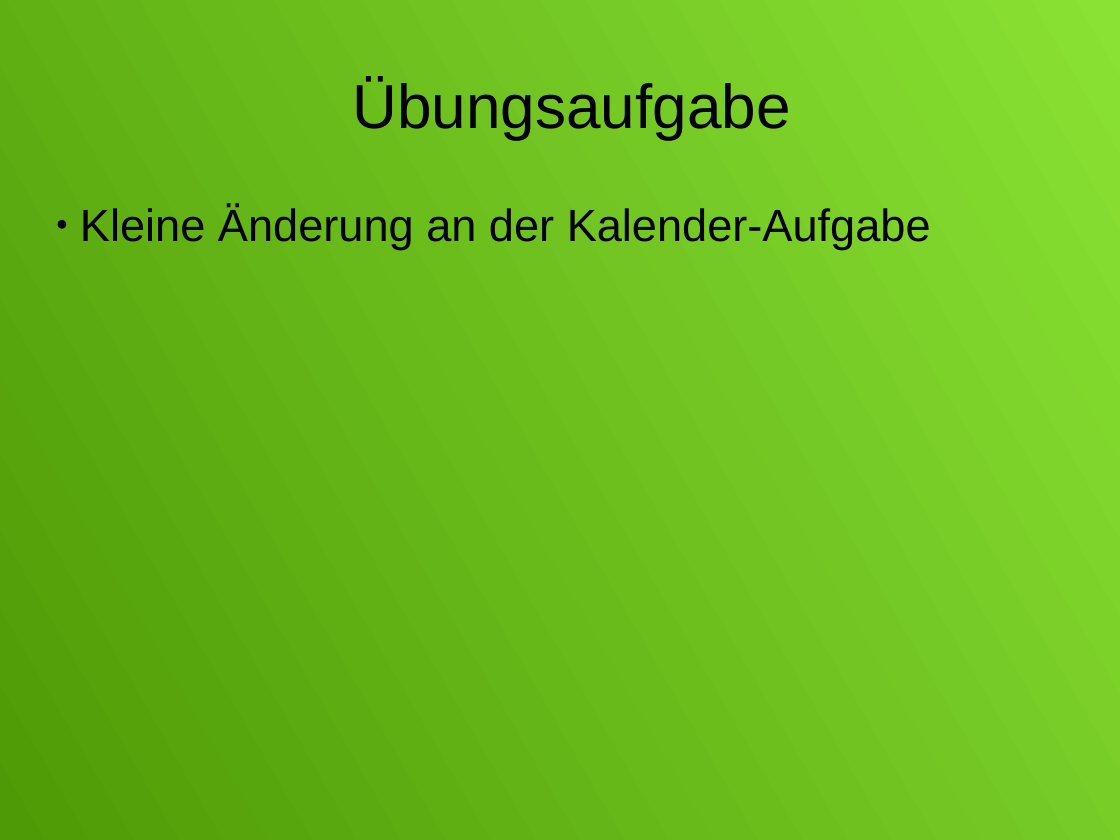
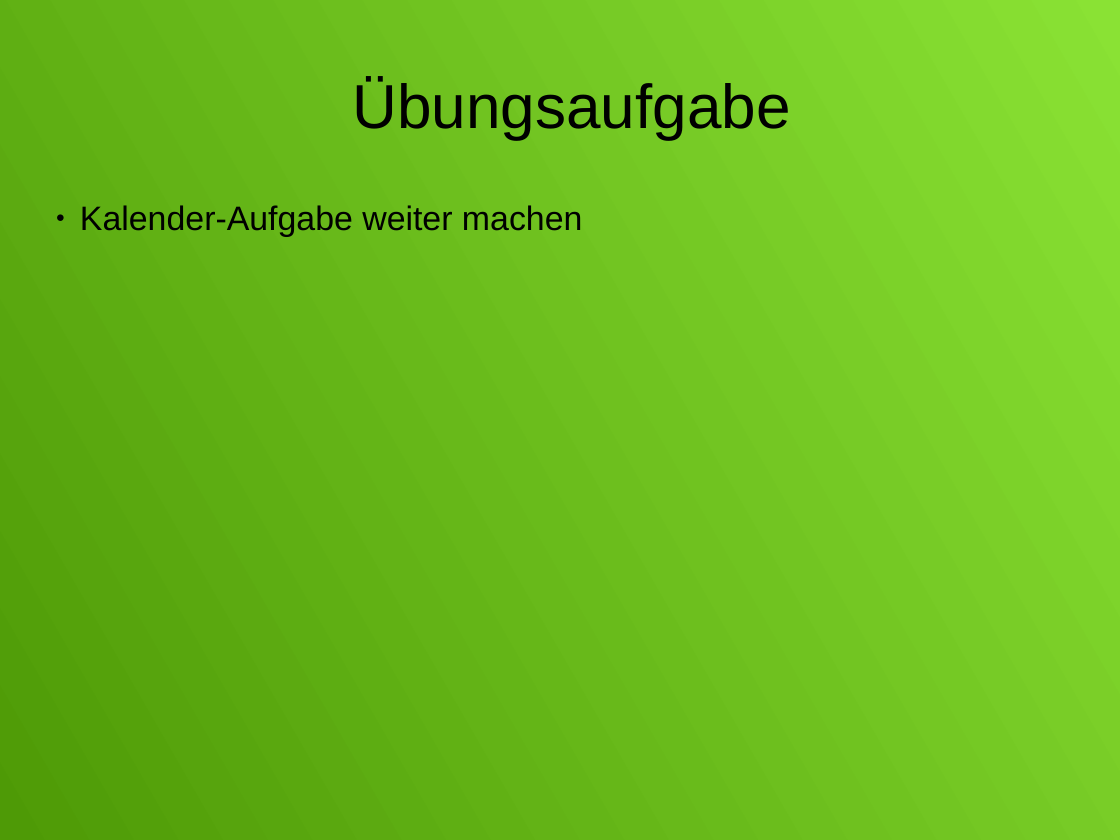
Before and after one commit to ChristianMarzianGithub/JUnitVortrag, a slide deck: slide 5 of JUnit.odp. Drawn at 1120x840 pixels with LibreOffice and Linux fonts; fonts in the diff are those of the drawing. Boxes give left, top, right and bottom in pixels: in the first picture for what was removed or moved away, otherwise in the second. Text is boxed around its words. In the diff, an @@ line names an element or a change of style, - is before the commit and + after.

```diff
--- a/JUnit.odp
+++ b/JUnit.odp
@@ subtitle at [80, 205, 583, 237]: text changed; size 32 to 24 pt @@
-● Kleine Änderung an der Kalender-Aufgabe
+● Kalender-Aufgabe weiter machen
```
Also in this commit, not shown: 4 other slides changed.
